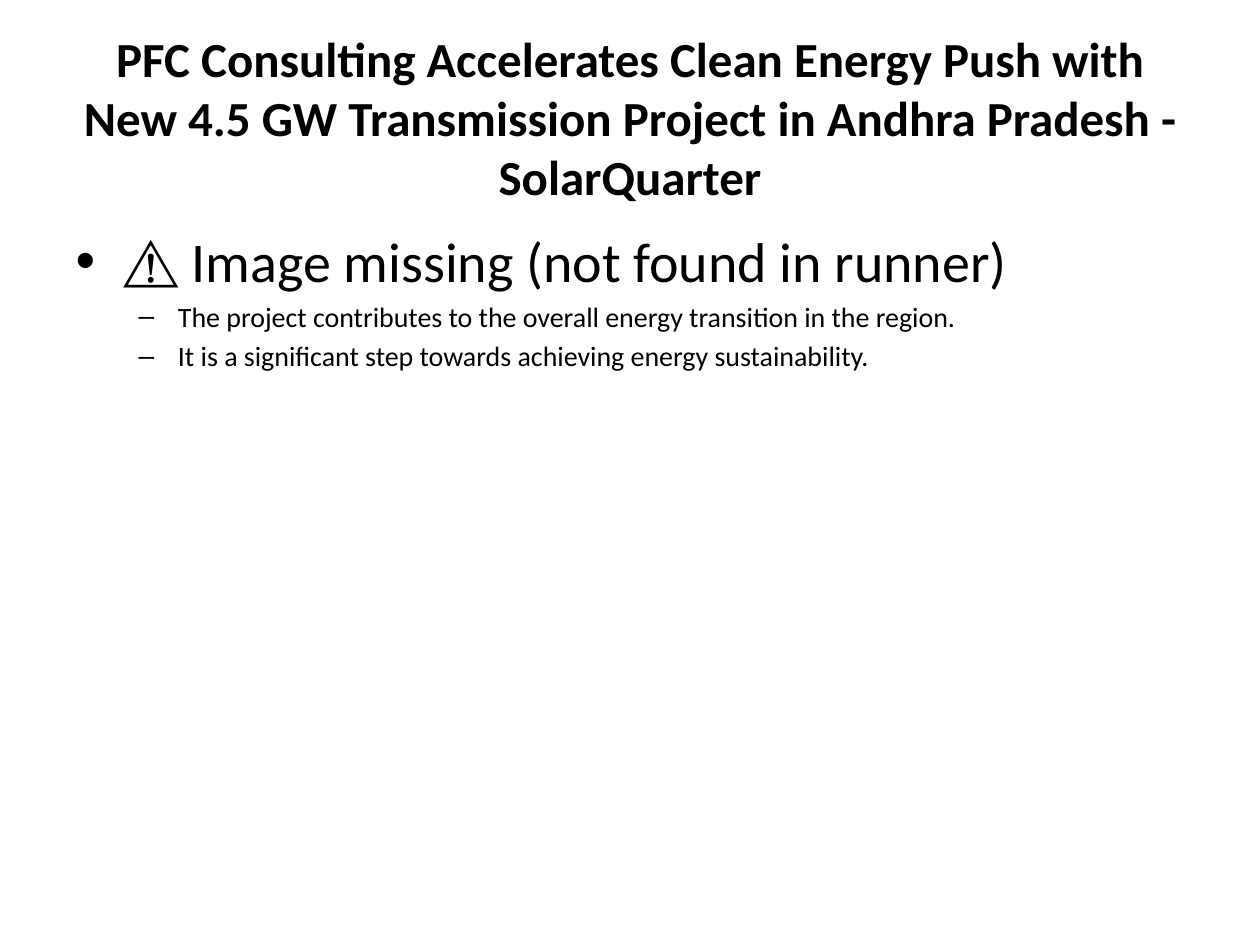
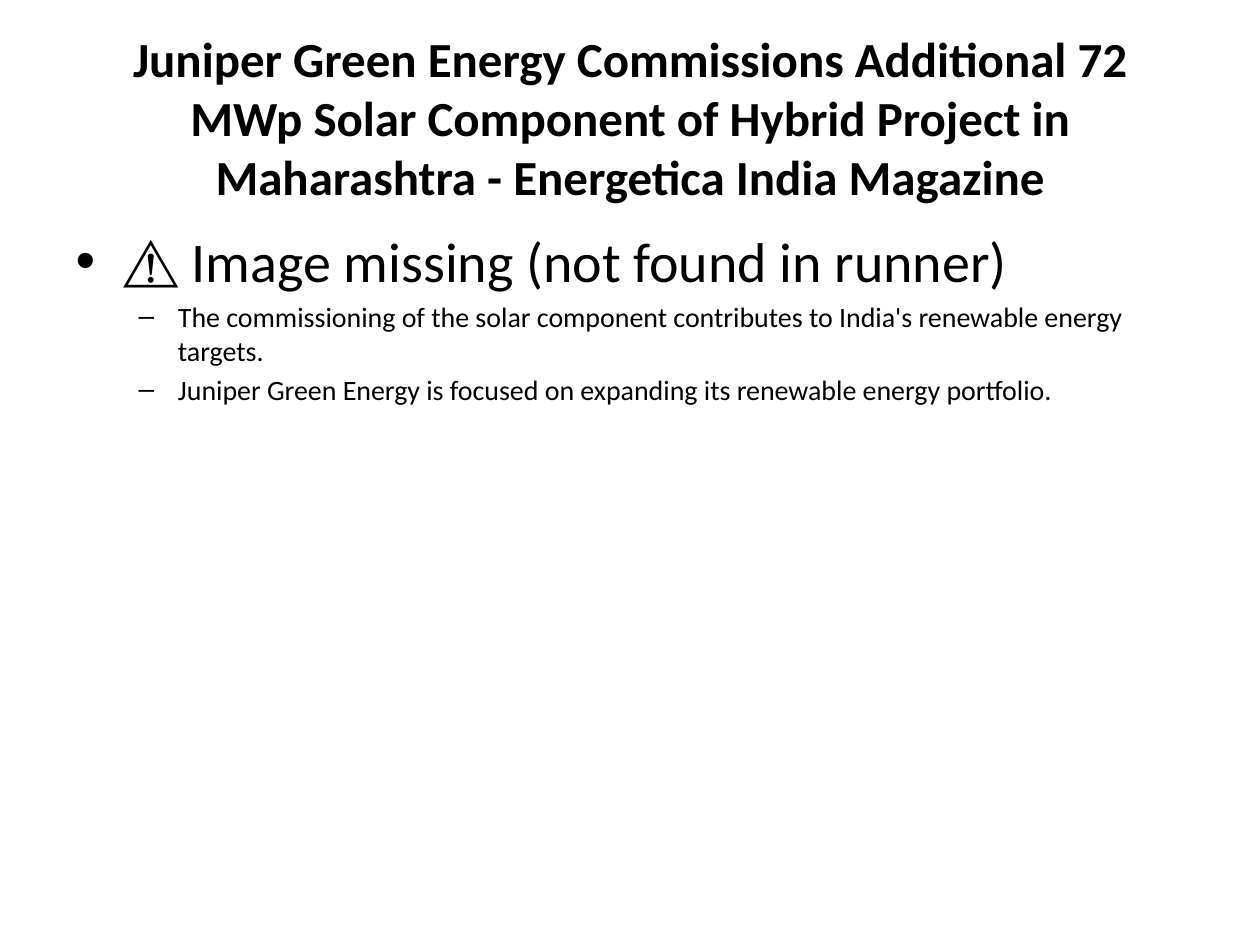
Before and after one commit to gauravsiemens1988/Linkedin-AI-Agent_Personal, a slide deck: slide 4 of drafts/linkedin_carousel.pptx. Drawn at 1260x945 pixels with LibreOffice and Linux fonts; fonts in the diff are those of the drawing. Boxes give left, top, right and bottom in pixels: in the first picture for what was removed or moved away, otherwise in the second. Text is boxed around its words. In the diff, an @@ line names an element or a change of style, - is before the commit and + after.

```diff
--- a/drafts/linkedin_carousel.pptx
+++ b/drafts/linkedin_carousel.pptx
@@ title at bbox=[133, 42, 1128, 204]: text changed @@
-PFC Consulting Accelerates Clean Energy Push with New 4.5 GW Transmission Project in Andhra Pradesh - SolarQuarter
+Juniper Green Energy Commissions Additional 72 MWp Solar Component of Hybrid Project in Maharashtra - Energetica India Magazine
@@ text at bbox=[178, 307, 1122, 405]: text changed @@
-  – The project contributes to the overall energy transition in the region.
-  – It is a significant step towards achieving energy sustainability.
+  – The commissioning of the solar component contributes to India's renewable energy targets.
+  – Juniper Green Energy is focused on expanding its renewable energy portfolio.
```
Also in this commit, not shown: 5 other slides changed, 1 other file.
